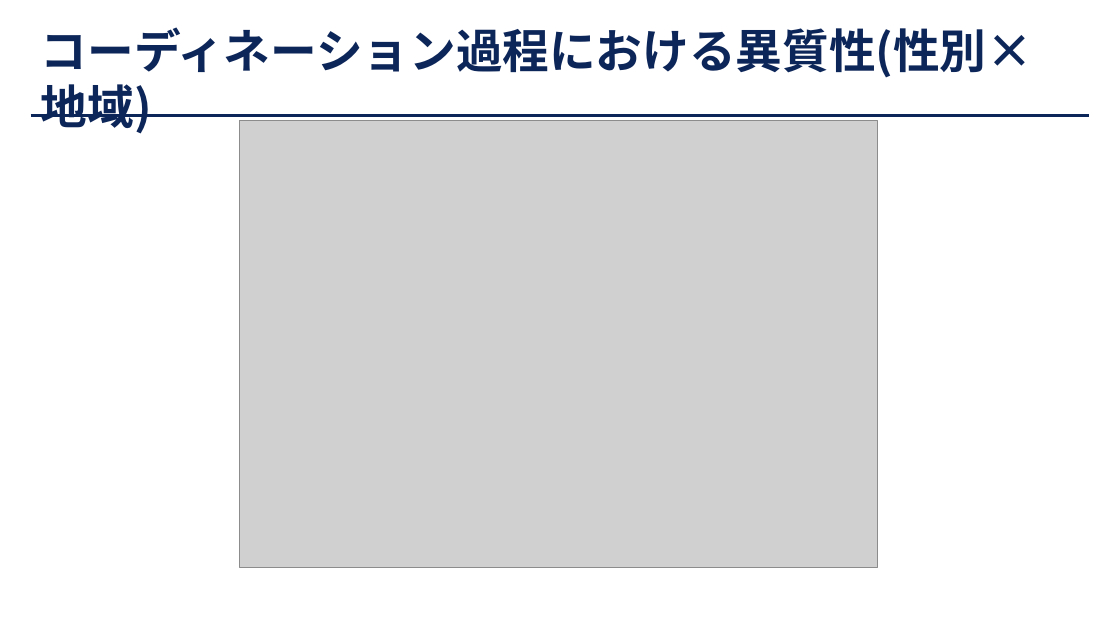
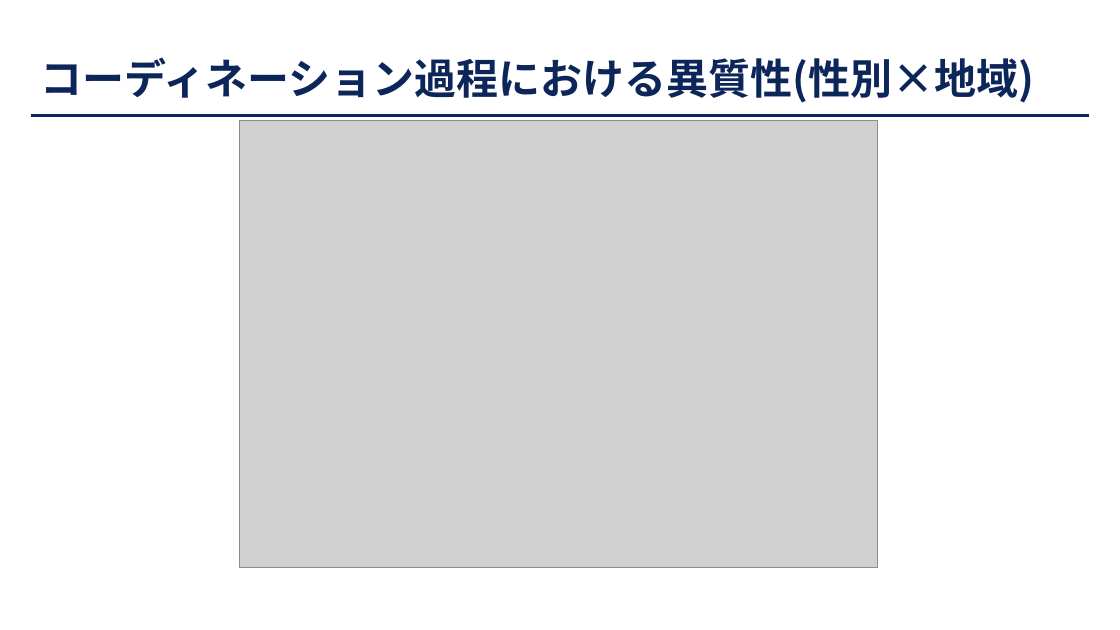
Before and after one commit to JMDP-behavioral-economics/RCT-Nudge, a slide deck: slide 45 of docs/slide/221014骨髄バンク介入実験分析.pptx. Drawn at 1120x630 pixels with LibreOffice and Linux fonts; fonts in the diff are those of the drawing; grey boxes stand for pictures. Boxes give left, top, right and bottom in pixels: in the first picture for what was removed or moved away, otherwise in the second. Text is boxed around its words. In the diff, an @@ line names an element or a change of style, - is before the commit and + after.

```diff
--- a/docs/slide/221014骨髄バンク介入実験分析.pptx
+++ b/docs/slide/221014骨髄バンク介入実験分析.pptx
@@ title "コーディネーション過程における異質性(性別×地域)" at [41,57,1035,103]: size 40 to 36 pt @@
```
Also in this commit, not shown: 22 other slides changed.
